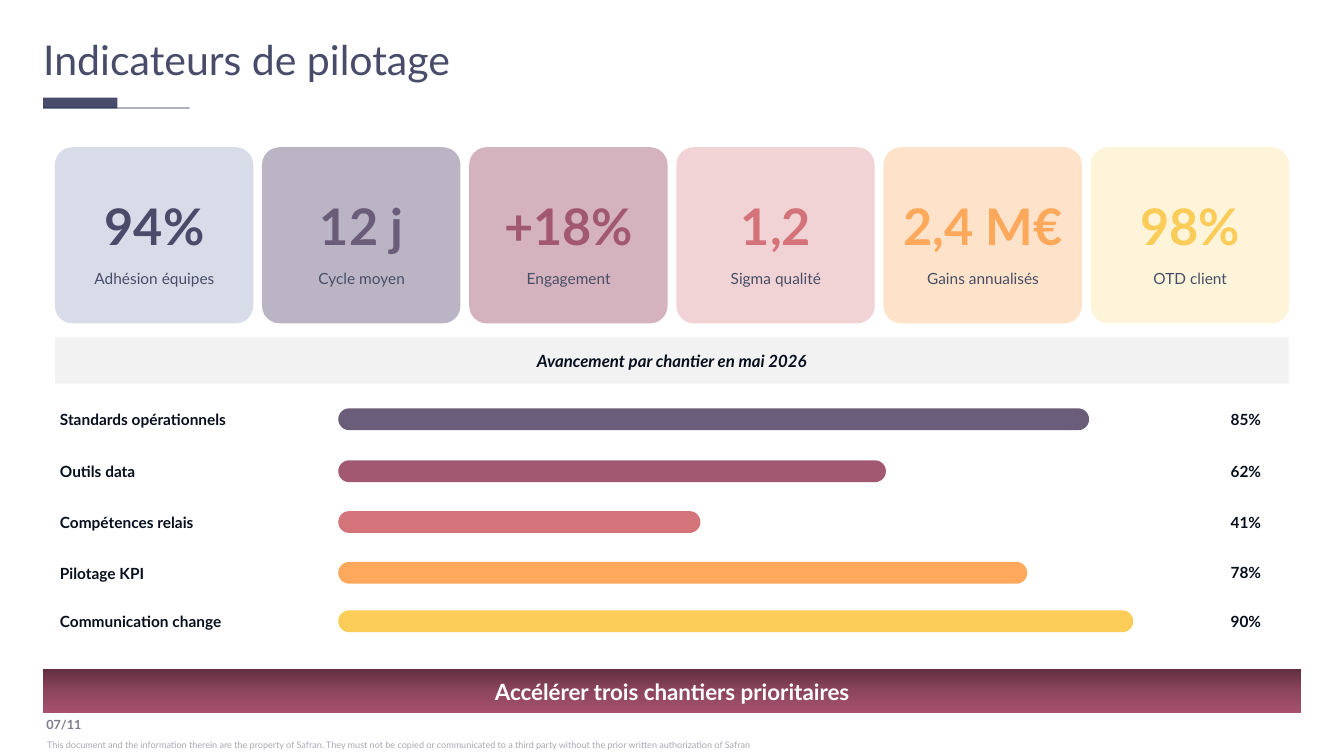
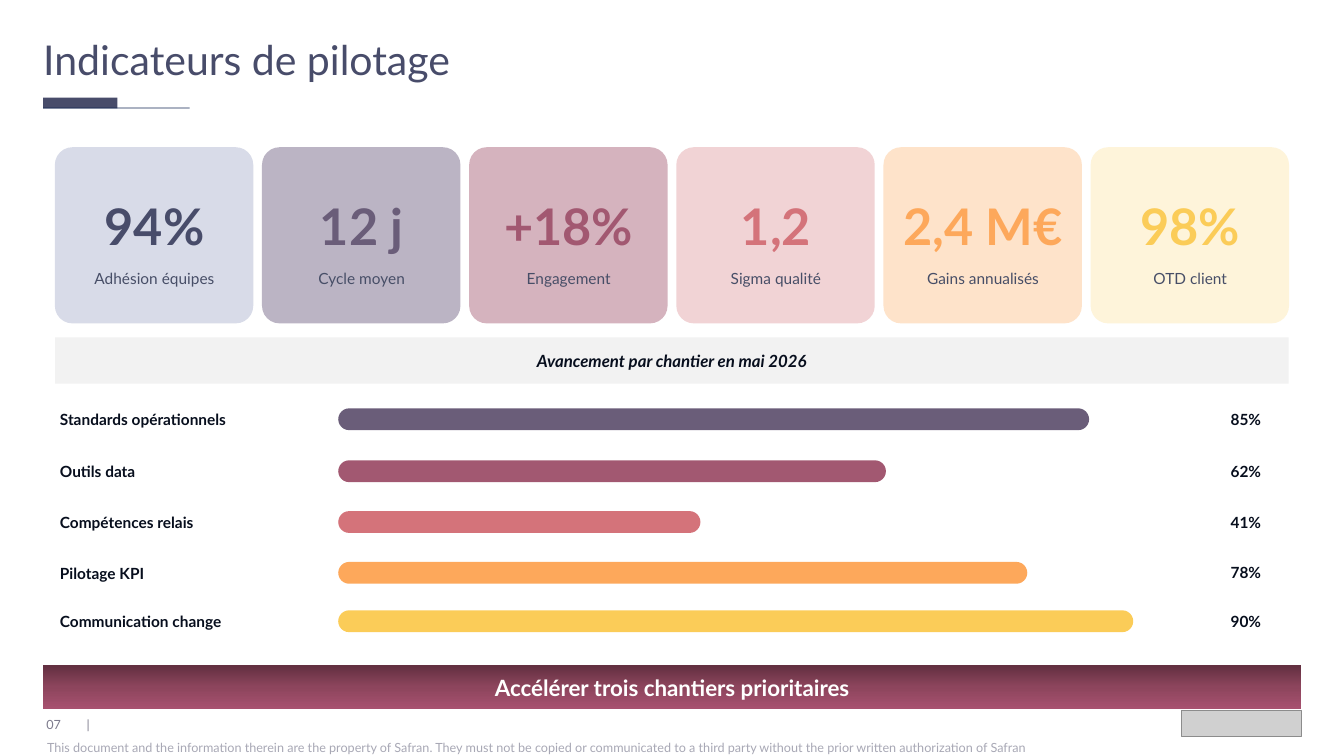
Before and after one commit to jpapasidero/Skill_Jessica_template_Claude, a slide deck: slide 7 of test_corretion_elements_graphiques.pptx. Drawn at 1344x756 pixels with LibreOffice and Linux fonts; fonts in the diff are those of the drawing; grey boxes stand for pictures. Boxes give left, top, right and bottom in pixels: in the first picture for what was removed or moved away, otherwise in the second. Text is boxed around its words. In the diff, an @@ line names an element or a change of style, - is before the commit and + after.

```diff
--- a/test_corretion_elements_graphiques.pptx
+++ b/test_corretion_elements_graphiques.pptx
@@ text "Accélérer trois chantiers prioritaires": place and size @@
-text "Accélérer trois chantiers prioritaires" at (495,683,850,704)
+text "Accélérer trois chantiers prioritaires" at (495,679,850,700)
@@ rectangle: place and size @@
-rectangle at (43,669,1302,713)
+rectangle at (43,665,1302,709)
@@ picture added at (1182,711,1302,736) @@
@@ text "This document and the information ..." at (47,743,1026,754): size 6.5 to 9 pt @@
@@ text at (46,720,61,729): text changed; bold off @@
-07/11
+07 |
```
Also in this commit, not shown: 10 other slides changed, 4 other files.
